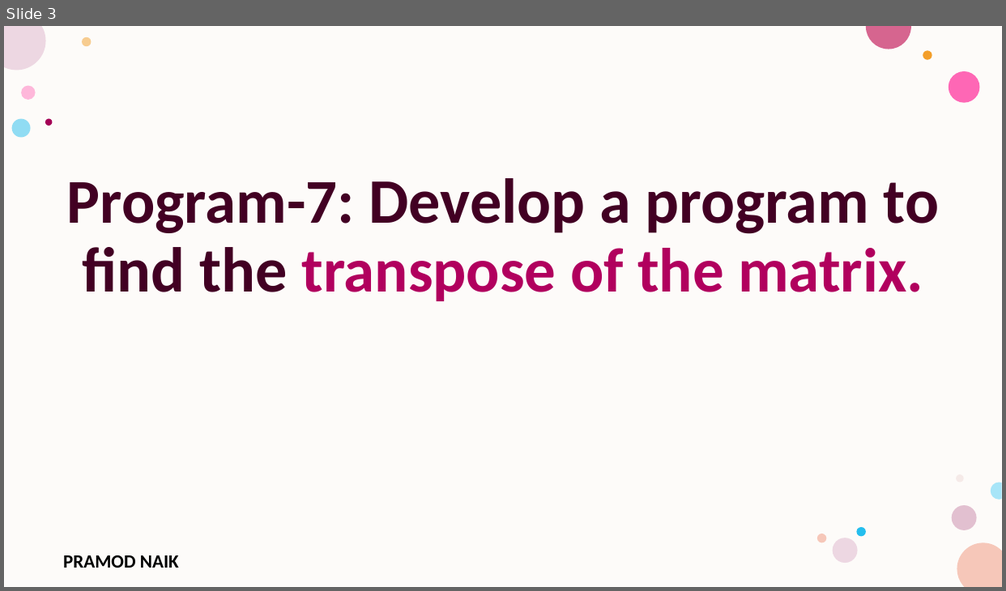
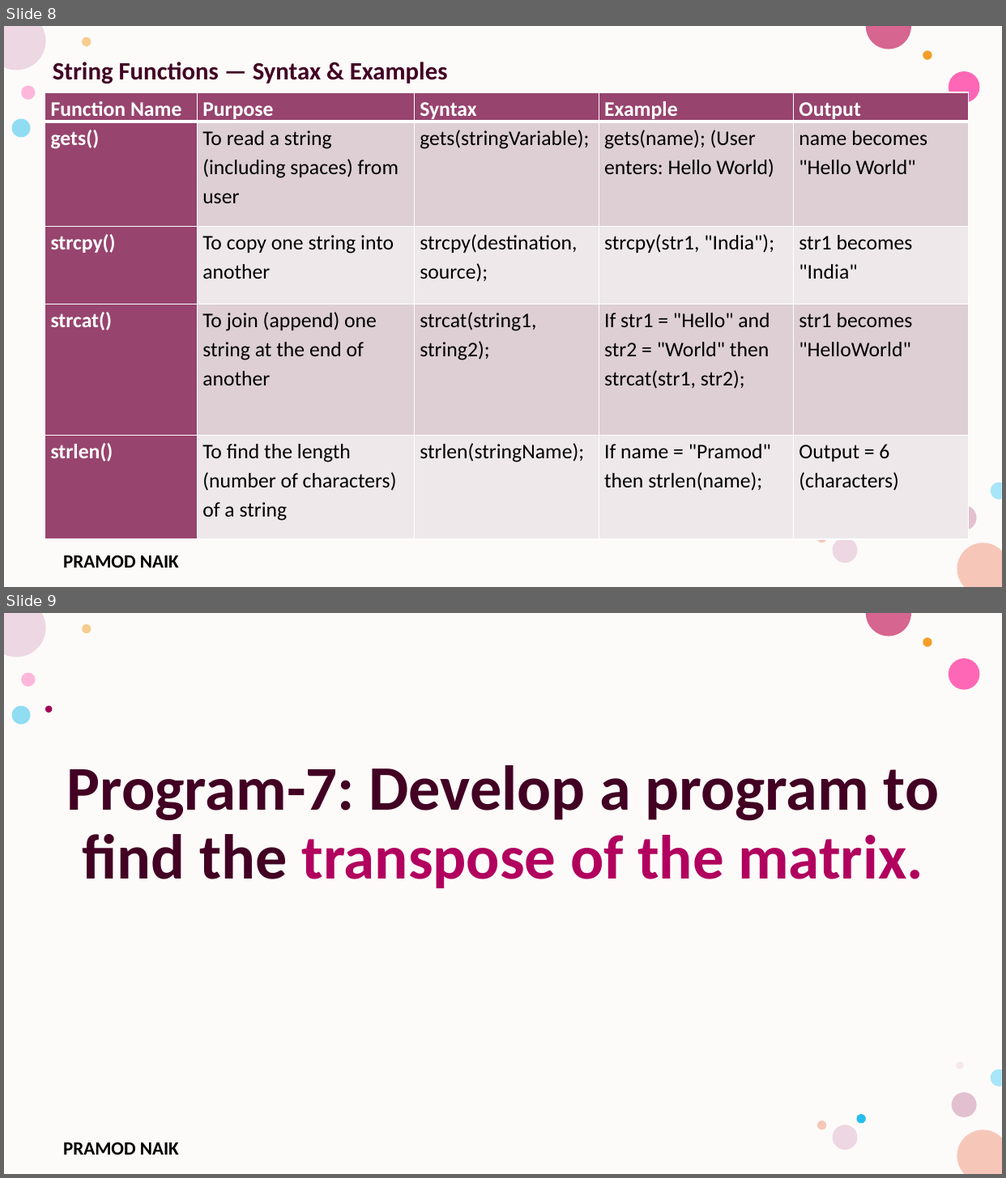
Before and after one commit to PRAMODNAIK-DEV/C-Programming-Lab-Engineering, a slide deck: Lab Programs.pptx. Shown one above the other, each under a label of ours: slide 3 before the commit, slides 8 and 9 after it. The pictures are 1006x591 and 1006x1178 pixels, drawn with LibreOffice and Linux fonts; fonts in the diff are those of the drawing; background and template pictures are left out. Boxes give left, top, right and bottom in pixels: in the first picture for what was removed or moved away, otherwise in the second. Text is boxed around its words. In the diff, an @@ line names an element or a change of style, - is before the commit and + after.

```diff
--- a/Lab Programs.pptx
+++ b/Lab Programs.pptx
@@ slide 8 added at (x1=4, y1=26, x2=1002, y2=587), background #FFFFFF; not listed: 17 template elements that a slide beside it also shows @@
@@ text added at (x1=53, y1=62, x2=448, y2=84), 24 pt, text #420023, bold @@
+String Functions — Syntax & Examples
@@ table added at (x1=45, y1=92, x2=968, y2=540), 5 rows, 5 columns @@
+Function Name | Purpose | Syntax | Example | Output
+gets() | To read a string (including spaces) from user | gets(stringVariable); | gets(name); (User enters: Hello World) | name becomes "Hello World"
+strcpy() | To copy one string into another | strcpy(destination, source); | strcpy(str1, "India"); | str1 becomes "India"
+strcat() | To join (append) one string at the end of another | strcat(string1, string2); | If str1 = "Hello" and str2 = "World" then strcat(str1, str2); | str1 becomes "HelloWorld"
+strlen() | To find the length (number of characters) of a string | strlen(stringName); | If name = "Pramod" then strlen(name); | Output = 6 (characters)
@@ what was slide 3 is now slide 9 @@
```
Also in this commit, not shown: 5 other slides added, 2 other files.
